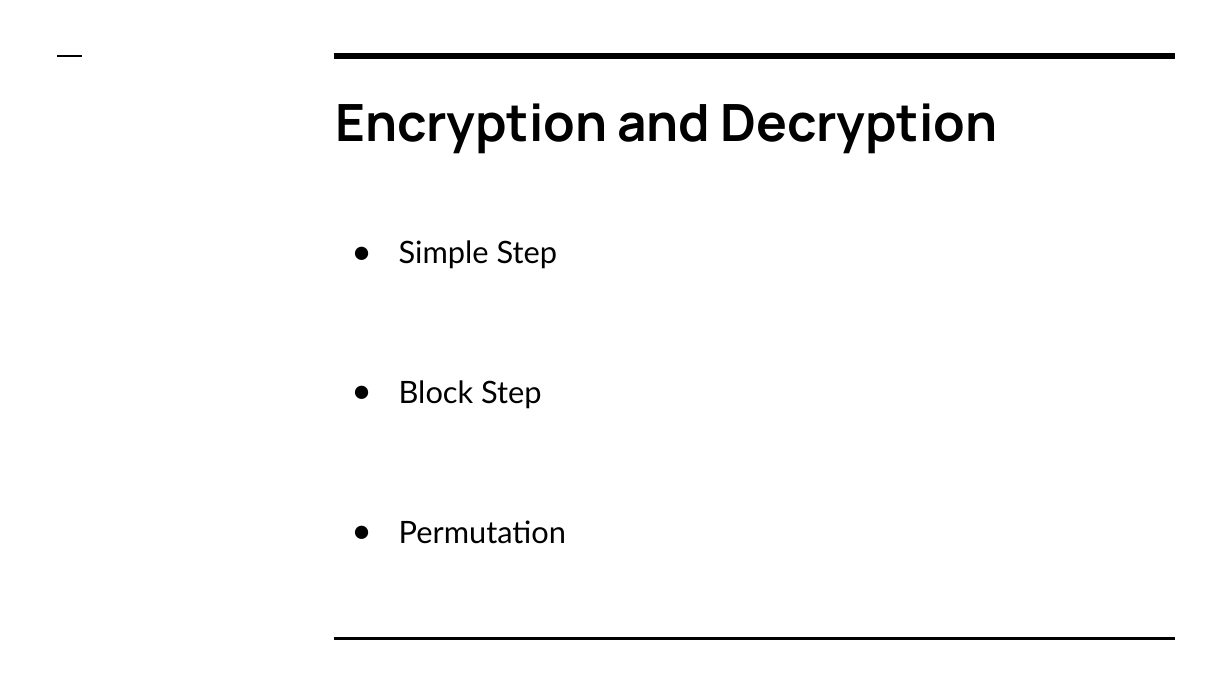
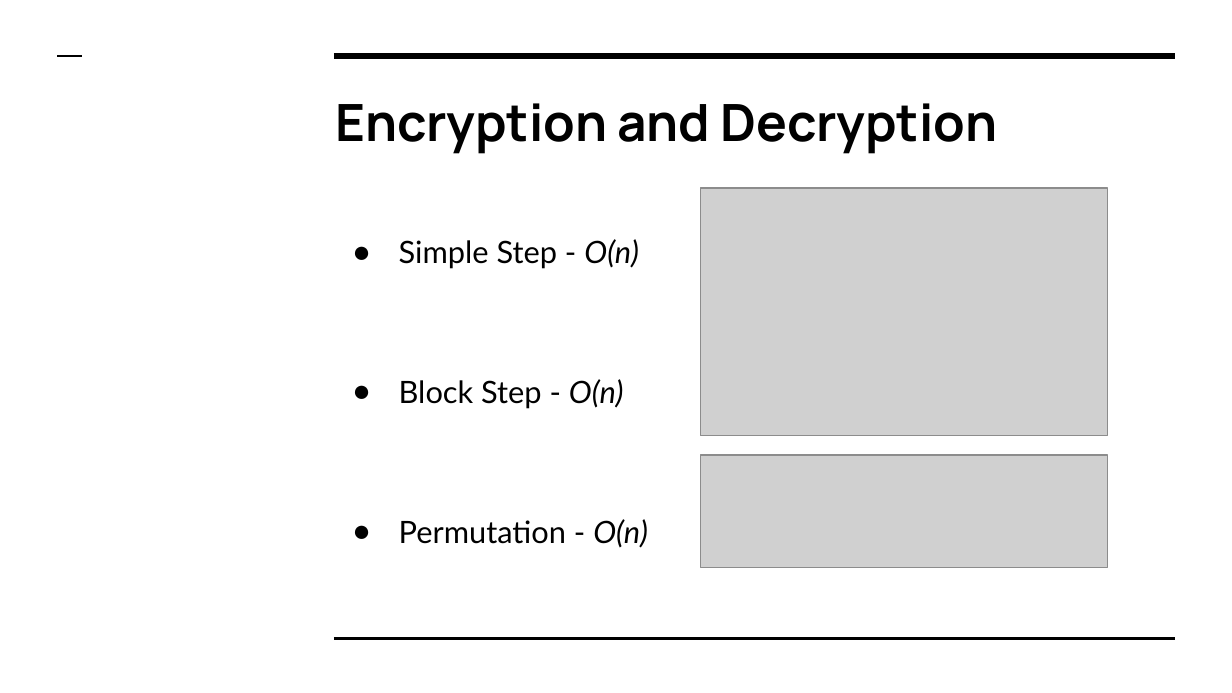
Before and after one commit to grahamhoyes/utek-programming-team15, a slide deck: slide 4 of CRYPTOGRAPHY.pptx (slide 2 before the commit). Drawn at 1232x693 pixels with LibreOffice and Linux fonts; fonts in the diff are those of the drawing; grey boxes stand for pictures. Boxes give left, top, right and bottom in pixels: in the first picture for what was removed or moved away, otherwise in the second. Text is boxed around its words. In the diff, an @@ line names an element or a change of style, - is before the commit and + after.

```diff
--- a/CRYPTOGRAPHY.pptx
+++ b/CRYPTOGRAPHY.pptx
@@ picture added at bbox=[700, 188, 1108, 436] @@
@@ text at bbox=[399, 239, 648, 548]: text changed @@
-● Simple Step
-● Block Step
-● Permutation
+● Simple Step - O(n)
+● Block Step - O(n)
+● Permutation - O(n)
@@ picture added at bbox=[700, 455, 1108, 567] @@
```
Also in this commit, not shown: 2 other slides changed, 2 slides added, 2 other files.
